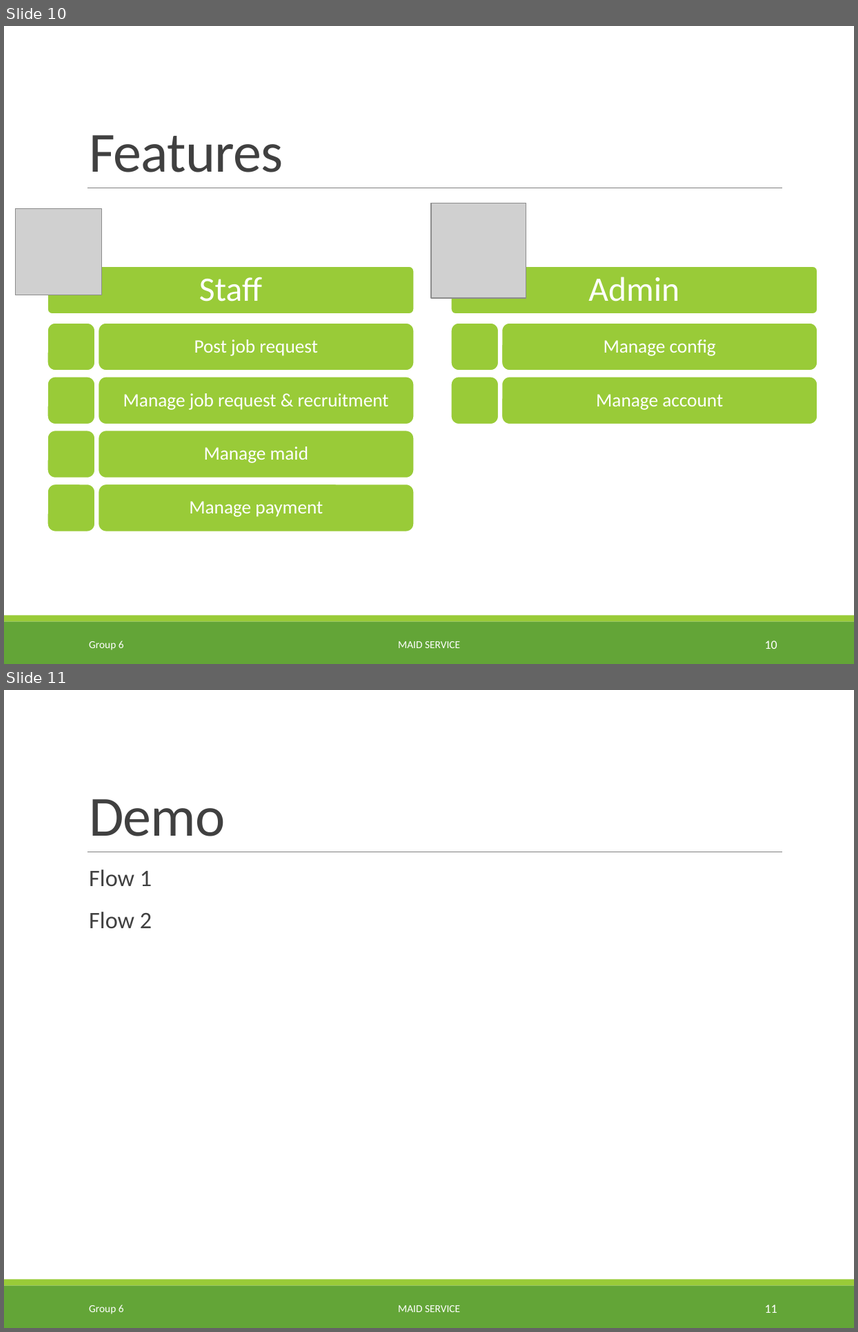
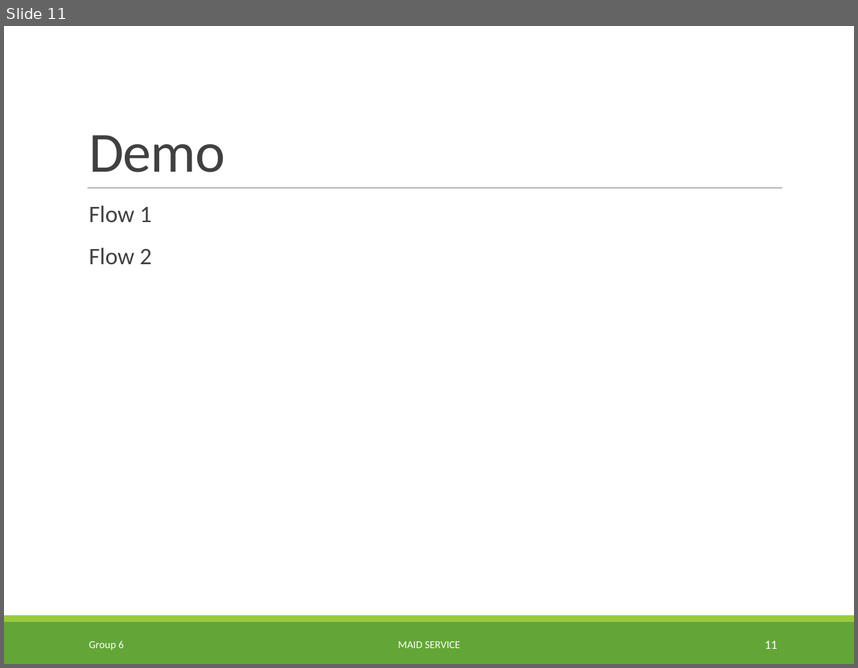
Before and after one commit to TuanBT/ms-website, a slide deck: 06.Personal Archives/04.CongNT/MS_Slide.pptx. Shown one above the other, each under a label of ours: slides 10 and 11 before the commit, slide 11 after it. The pictures are 858x1332 and 858x668 pixels, drawn with LibreOffice and Linux fonts; fonts in the diff are those of the drawing; grey boxes stand for pictures; background and template pictures are left out. Boxes give left, top, right and bottom in pixels: in the first picture for what was removed or moved away, otherwise in the second. Text is boxed around its words. In the diff, an @@ line names an element or a change of style, - is before the commit and + after.

```diff
--- a/06.Personal Archives/04.CongNT/MS_Slide.pptx
+++ b/06.Personal Archives/04.CongNT/MS_Slide.pptx
@@ slide 10 removed at (4, 26, 854, 664), background #FFFFFF; not listed: 3 template elements that a slide beside it also shows @@
@@ title removed at (89, 135, 283, 172) @@
-Features
@@ picture removed at (15, 209, 101, 294) @@
@@ picture removed at (432, 203, 527, 298) @@
@@ group removed at (47, 265, 818, 531): 14 rounded rectangles, 8 texts @@
-Staff
-Post job request
-Manage job request & recruitment
-Manage maid
-Manage payment
-Admin
-Manage config
-Manage account
@@ text removed at (89, 640, 124, 650) @@
-Group 6
@@ text removed at (398, 641, 460, 648) @@
-MAID SERVICE
@@ page number removed at (765, 640, 777, 648) @@
-10
```
Also in this commit, not shown: 4 slides changed, 1 slide added, 5 other slides removed.
